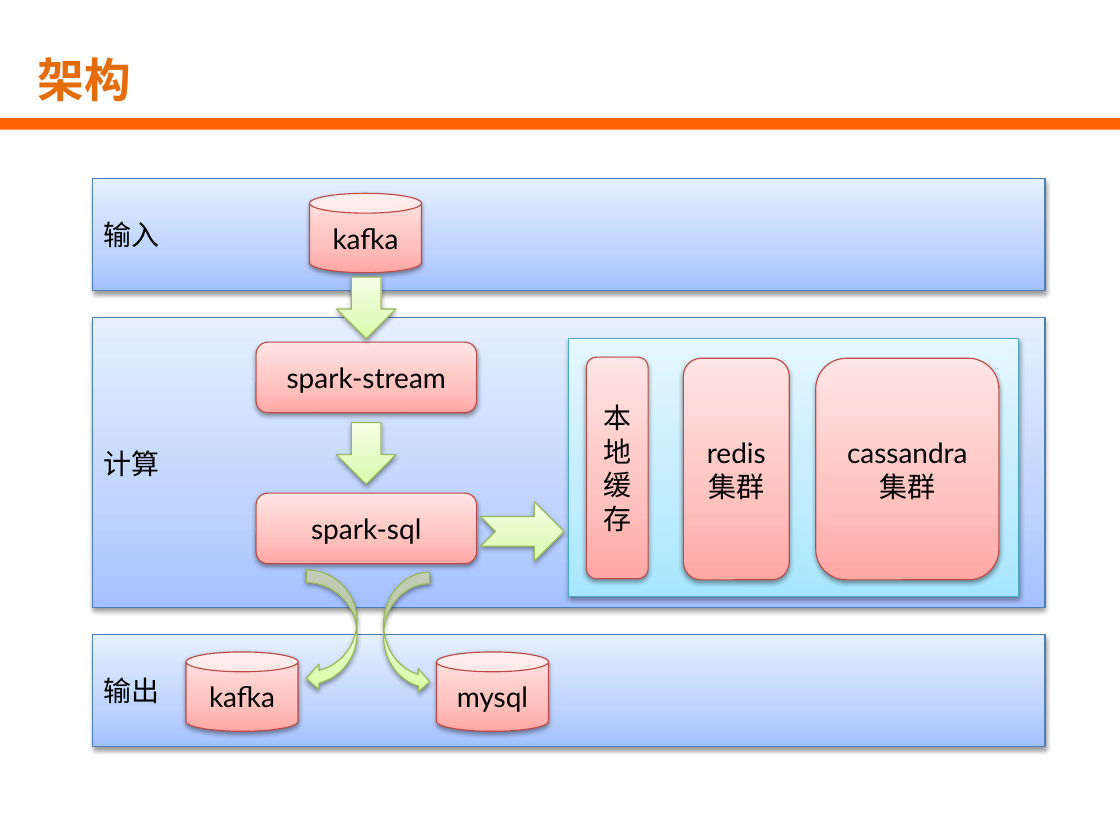
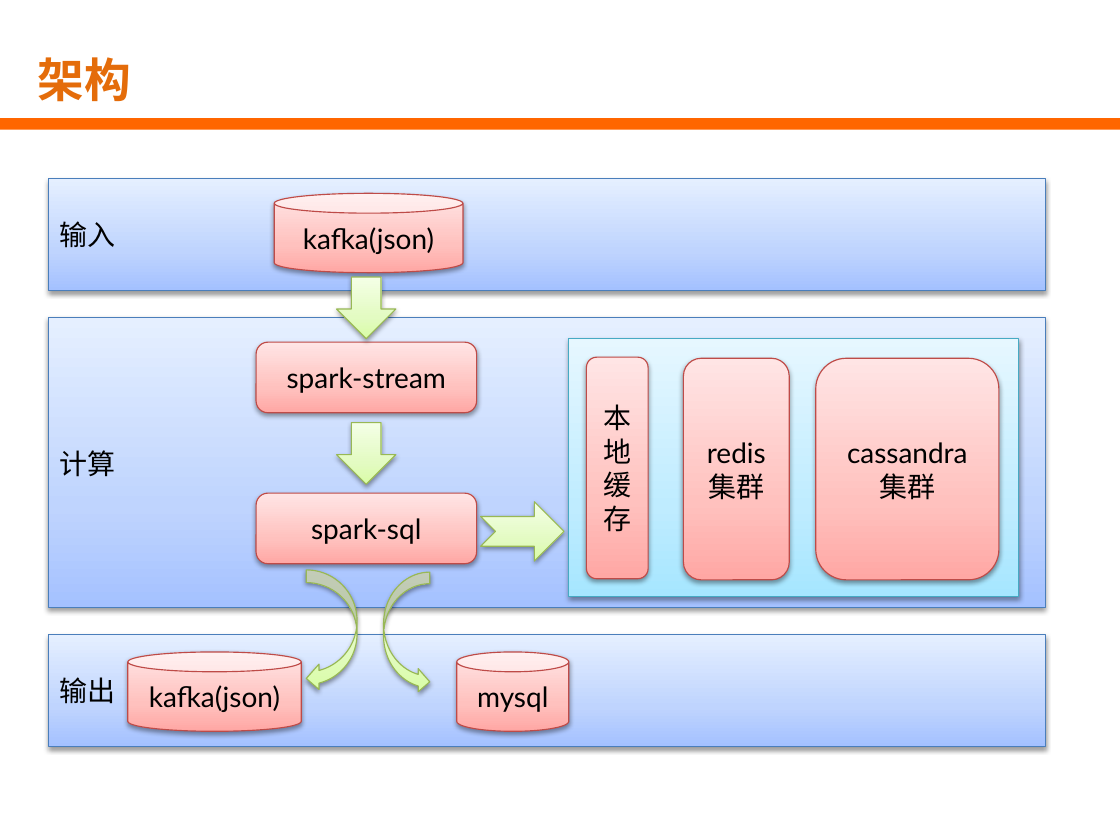
Before and after one commit to HNJame/meteor, a slide deck: slide 5 of doc/ppt/流星实时开发平台介绍.pptx (slide 4 before the commit). Drawn at 1120x840 pixels with LibreOffice and Linux fonts; fonts in the diff are those of the drawing; background and template pictures are left out. Boxes give left, top, right and bottom in pixels: in the first picture for what was removed or moved away, otherwise in the second. Text is boxed around its words. In the diff, an @@ line names an element or a change of style, - is before the commit and + after.

```diff
--- a/doc/ppt/流星实时开发平台介绍.pptx
+++ b/doc/ppt/流星实时开发平台介绍.pptx
@@ rectangle "输入" resized from (x1=93, y1=178, x2=1045, y2=290) to (x1=48, y1=178, x2=1045, y2=290) @@
@@ cylinder "kafka(json)" resized from (x1=309, y1=194, x2=421, y2=273) to (x1=274, y1=194, x2=464, y2=273) @@
@@ text in cylinder at (x1=303, y1=227, x2=434, y2=254): text changed @@
-kafka
+kafka(json)
@@ rectangle "计算" resized from (x1=93, y1=318, x2=1045, y2=608) to (x1=48, y1=318, x2=1045, y2=608) @@
@@ rectangle "输出" resized from (x1=93, y1=634, x2=1045, y2=746) to (x1=48, y1=634, x2=1045, y2=746) @@
@@ cylinder "kafka(json)" resized from (x1=186, y1=652, x2=298, y2=731) to (x1=128, y1=652, x2=301, y2=731) @@
@@ cylinder "mysql" moved from (x1=437, y1=652, x2=549, y2=731) to (x1=457, y1=652, x2=569, y2=731) @@
@@ text in cylinder at (x1=149, y1=685, x2=280, y2=712): text changed @@
-kafka
+kafka(json)
```
Also in this commit, not shown: 3 other slides changed, 11 slides added, 1 slide removed, 1 other file.
